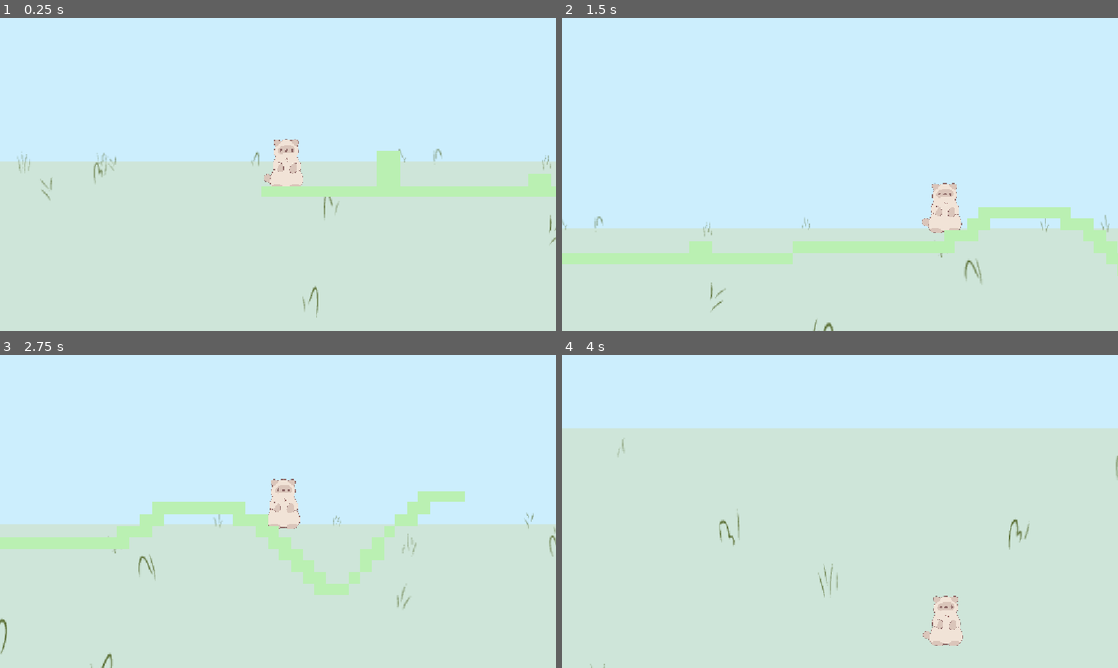
Above: before the commit, frames 1-4 (two rows, left to right).
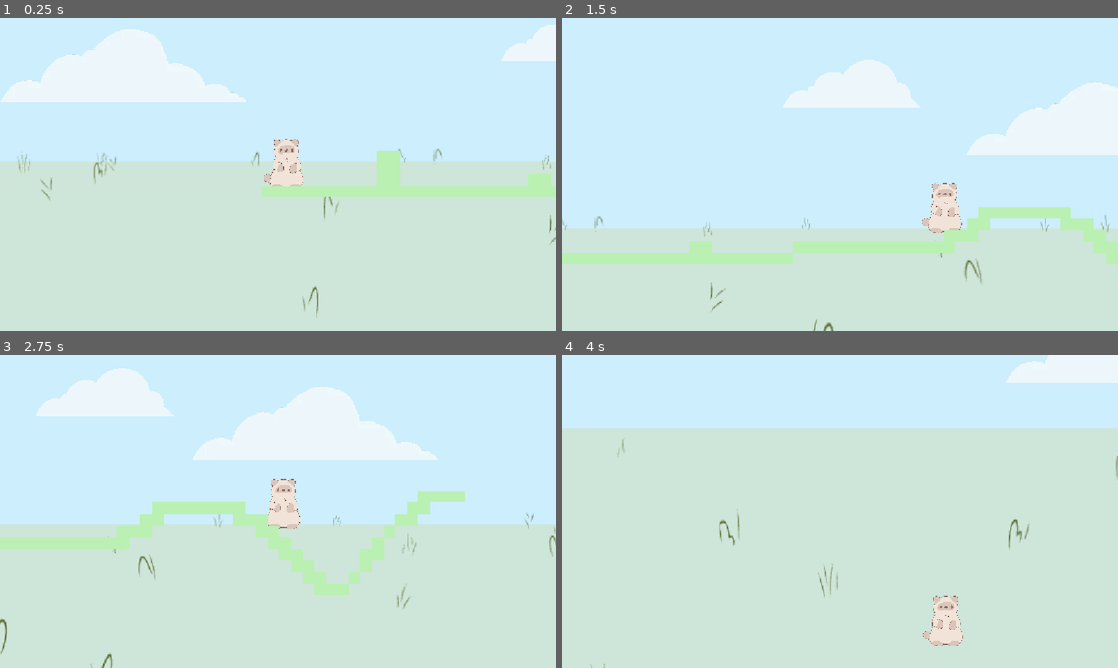
Above: after the commit, the same moments.

Repository: duckida/jumpstart
Game: Godot game, scene res://main.tscn
Same seed, same stepped clock (60 frames per second), same inputs: the game is played once before the commit and once after it.
Inputs:
- Up to frame 1 (0.25 s): no input
- Up to frame 2 (1.5 s): hold D (right) from 0.53 s (still down); tap Up (jump) at 0.77 s
- Up to frame 3 (2.75 s): tap Up (jump) at 1.52 s; release D (right) at 2.03 s; hold Left (left) from 2.03 s (still down)
- Up to frame 4 (4 s): release Left (left) at 2.78 s; hold D (right) from 2.78 s (still down); tap Up (jump) at 3.02, 3.77 s

The runs differ from the first frame. In frame 1, 6.3% of the frame differs, in the area x 0-100%, y 2-27%; in frame 2, 6.3%; in frame 3, 8.0%, in the area x 6-79%, y 4-34%; in frame 4, 1.5%.

Commit message:
add parallax clouds

Diff:
--- a/main.tscn
+++ b/main.tscn
@@ -4,6 +4,8 @@
 [ext_resource type="Script" uid="uid://5debcl6mbdih" path="res://player.gd" id="1_h2yge"]
 [ext_resource type="Texture2D" uid="uid://be56pgj6c3oiq" path="res://pastelgreen.jpg" id="2_h2yge"]
 [ext_resource type="Texture2D" uid="uid://s40nu5uxqld3" path="res://clean-background.png" id="3_1bvp3"]
+[ext_resource type="Texture2D" uid="uid://b2lc5ixdprnt" path="res://clouds/cloud1.webp" id="4_lquwl"]
+[ext_resource type="Texture2D" uid="uid://s7c24f61ufyp" path="res://clouds/cloud2.webp" id="5_7mycd"]
 
 [sub_resource type="RectangleShape2D" id="RectangleShape2D_podo4"]
 size = Vector2(45, 63.5)
@@ -6943,14 +6945,32 @@
 
 [node name="ParallaxBackground" type="ParallaxBackground" parent="." unique_id=363734793]
 
-[node name="ParallaxLayer" type="ParallaxLayer" parent="ParallaxBackground" unique_id=841846470]
+[node name="Background" type="ParallaxLayer" parent="ParallaxBackground" unique_id=841846470]
 motion_mirroring = Vector2(2940, 0)
 
-[node name="Sprite2D" type="Sprite2D" parent="ParallaxBackground/ParallaxLayer" unique_id=1558107798]
+[node name="Sprite2D" type="Sprite2D" parent="ParallaxBackground/Background" unique_id=1558107798]
 position = Vector2(511, 50.999954)
 scale = Vector2(1.3524904, 1.6597744)
 texture = ExtResource("3_1bvp3")
 
+[node name="Cloud1" type="ParallaxLayer" parent="ParallaxBackground" unique_id=121474481]
+motion_scale = Vector2(0.8, 0.8)
+motion_mirroring = Vector2(1000, 0)
+
+[node name="Sprite2D" type="Sprite2D" parent="ParallaxBackground/Cloud1" unique_id=497538837]
+position = Vector2(-117, -35)
+scale = Vector2(0.58674306, 0.7324324)
+texture = ExtResource("4_lquwl")
+
+[node name="Cloud2" type="ParallaxLayer" parent="ParallaxBackground" unique_id=1980014646]
+motion_scale = Vector2(0.7, 0.7)
+motion_mirroring = Vector2(1000, 0)
+
+[node name="Sprite2D" type="Sprite2D" parent="ParallaxBackground/Cloud2" unique_id=1259908948]
+position = Vector2(534, -58)
+scale = Vector2(0.066054456, 0.095450304)
+texture = ExtResource("5_7mycd")
+
 [node name="TileMapLayer" type="TileMapLayer" parent="." unique_id=425239191]
 tile_map_data = PackedByteArray("AAAAAAgAAAAAAAAAAAABAAgAAAAAAAAAAAACAAgAAAAAAAAAAAADAAgAAAAAAAAAAAAEAAgAAAAAAAAAAAAFAA …(1472 unchanged characters)…
 tile_set = SubResource("TileSet_7mycd")
Binary file added: clouds/cloud1.webp
Not shown, added: clouds/cloud1.webp.import
Binary file added: clouds/cloud2.webp
Not shown, added: clouds/cloud2.webp.import
